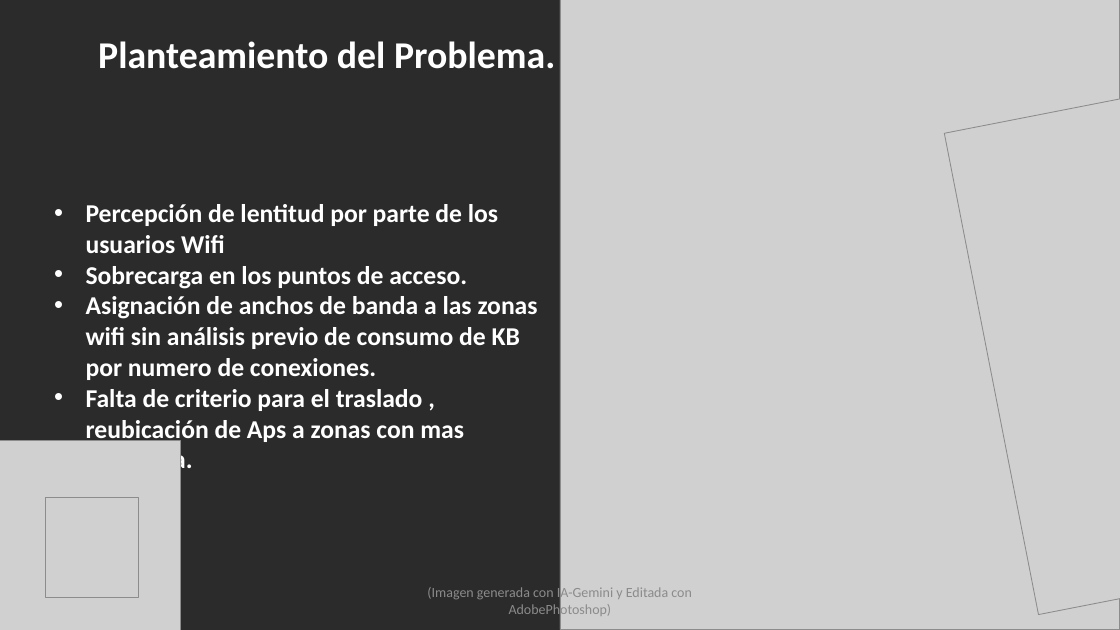
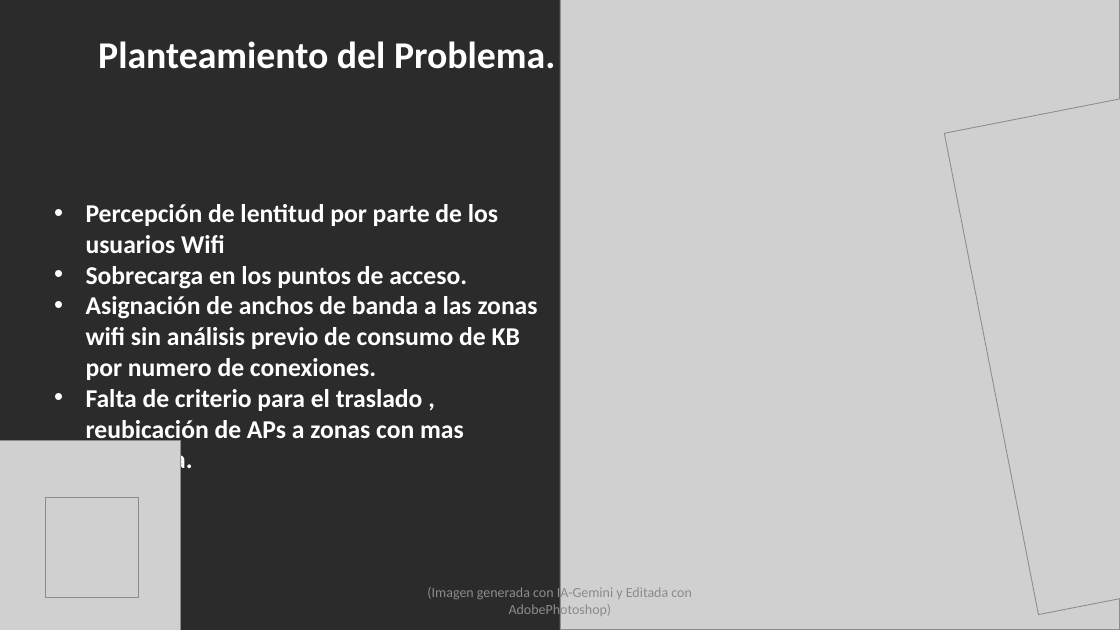
Before and after one commit to edier88/ProyectoAplicadoCienciaDatos, a slide deck: slide 3 of PRESENTA-TESIS-27012026_v6.ppsx. Drawn at 1120x630 pixels with LibreOffice and Linux fonts; fonts in the diff are those of the drawing; grey boxes stand for pictures; background and template pictures are left out; a plain dark background stands for a picture behind light text. Boxes give left, top, right and bottom in pixels: in the first picture for what was removed or moved away, otherwise in the second. Text is boxed around its words. In the diff, an @@ line names an element or a change of style, - is before the commit and + after.

```diff
--- a/PRESENTA-TESIS-27012026_v6.ppsx
+++ b/PRESENTA-TESIS-27012026_v6.ppsx
@@ text at box(86, 389, 464, 474): text changed @@
-• Falta de criterio para el traslado , reubicación de Aps a zonas con mas demanda.
+• Falta de criterio para el traslado , reubicación de APs a zonas con mas demanda.
```
Also in this commit, not shown: 3 other slides changed.
